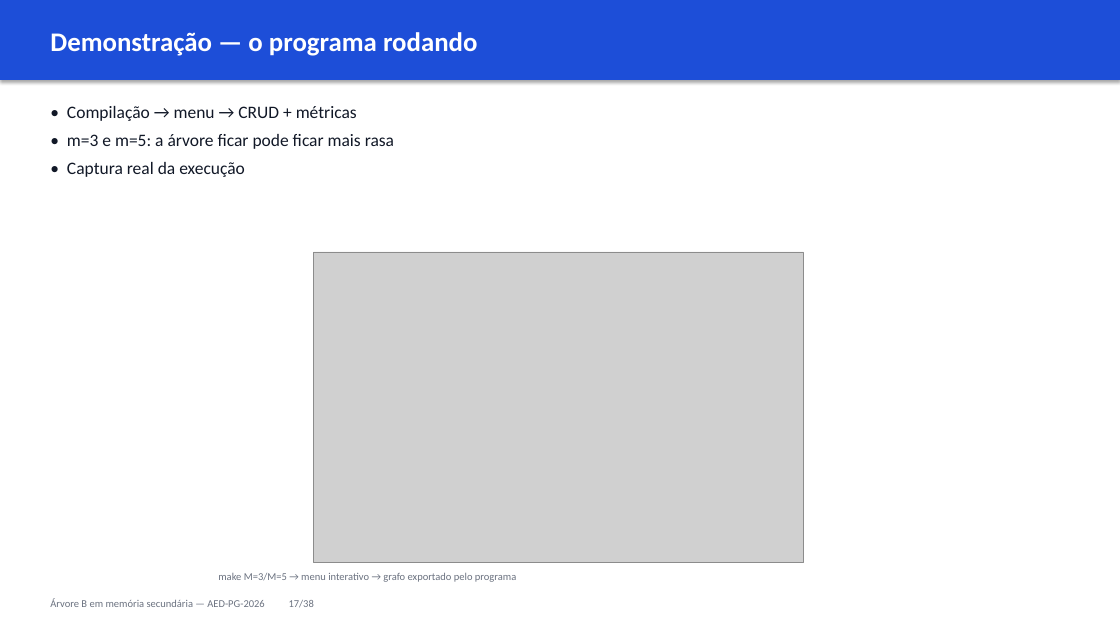
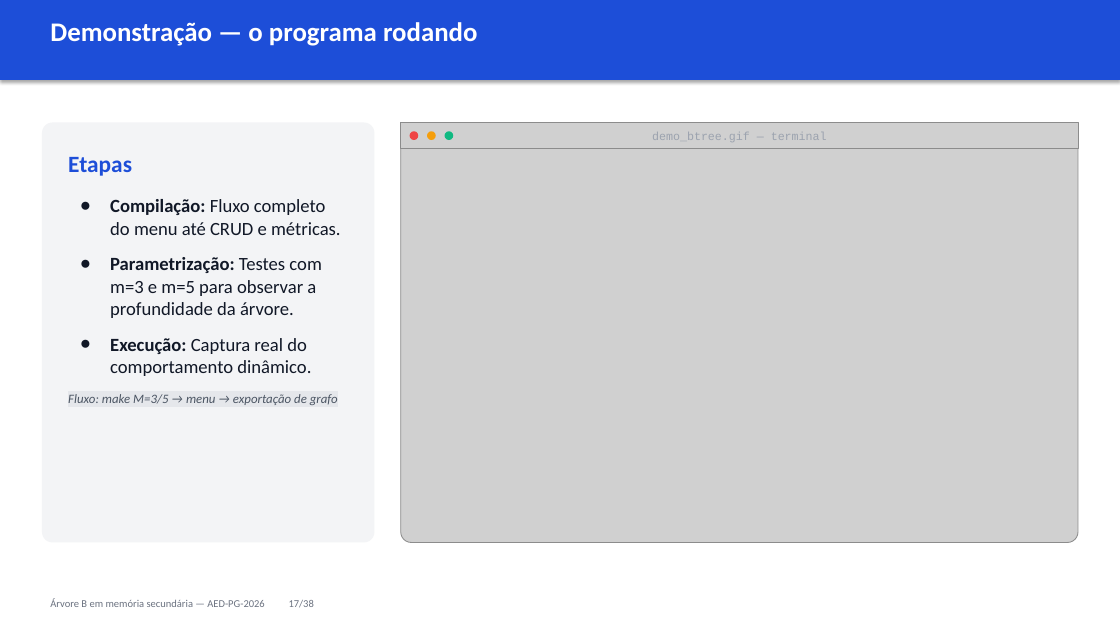
Before and after one commit to cassiotakarada/btree, a slide deck: slide 18 of apresentacao/APRESENTACAO_2_FINAL.pptx. Drawn at 1120x630 pixels with LibreOffice and Linux fonts; fonts in the diff are those of the drawing; grey boxes stand for pictures. Boxes give left, top, right and bottom in pixels: in the first picture for what was removed or moved away, otherwise in the second. Text is boxed around its words. In the diff, an @@ line names an element or a change of style, - is before the commit and + after.

```diff
--- a/apresentacao/APRESENTACAO_2_FINAL.pptx
+++ b/apresentacao/APRESENTACAO_2_FINAL.pptx
@@ text "Demonstração — o programa rodando": place and size @@
-text "Demonstração — o programa rodando" at [50,32,477,56]
+text "Demonstração — o programa rodando" at [50,22,477,46]
@@ text removed at [67,106,394,177] @@
-• Compilação → menu → CRUD + métricas
-• m=3 e m=5: a árvore ficar pode ficar mais rasa
-• Captura real da execução
@@ rounded rectangle added at [42,123,375,543], fill #F3F4F6 @@
@@ group added at [401,123,1078,543]: 3 ellipses, 2 pictures, 1 text @@
+demo_btree.gif — terminal
@@ text added at [68,157,341,405], 16 pt, text #111827 @@
+Etapas
+● Compilação: Fluxo completo do menu até CRUD e métricas.
+● Parametrização: Testes com m=3 e m=5 para observar a profundidade da árvore.
+● Execução: Captura real do comportamento dinâmico.
+Fluxo: make M=3/5 → menu → exportação de grafo
@@ picture removed at [313,252,803,563] @@
@@ text removed at [218,573,516,582] @@
-make M=3/M=5 → menu interativo → grafo exportado pelo programa
```
Also in this commit, not shown: 21 other slides changed, 3 slides removed, 8 other files.
